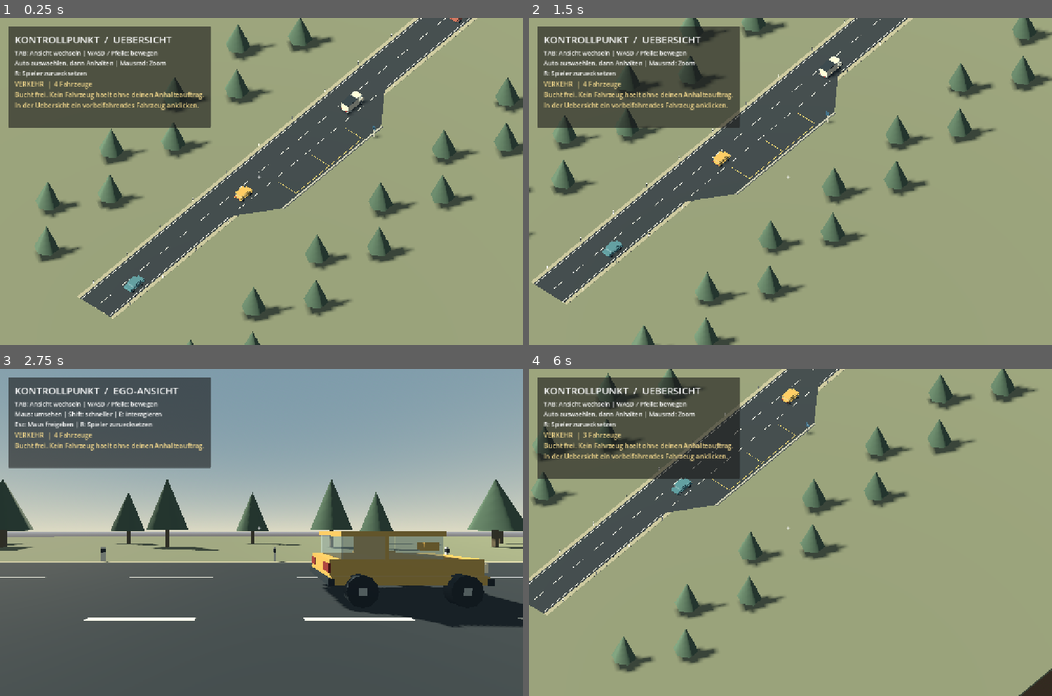
Above: before the commit, frames 1-4 (two rows, left to right).
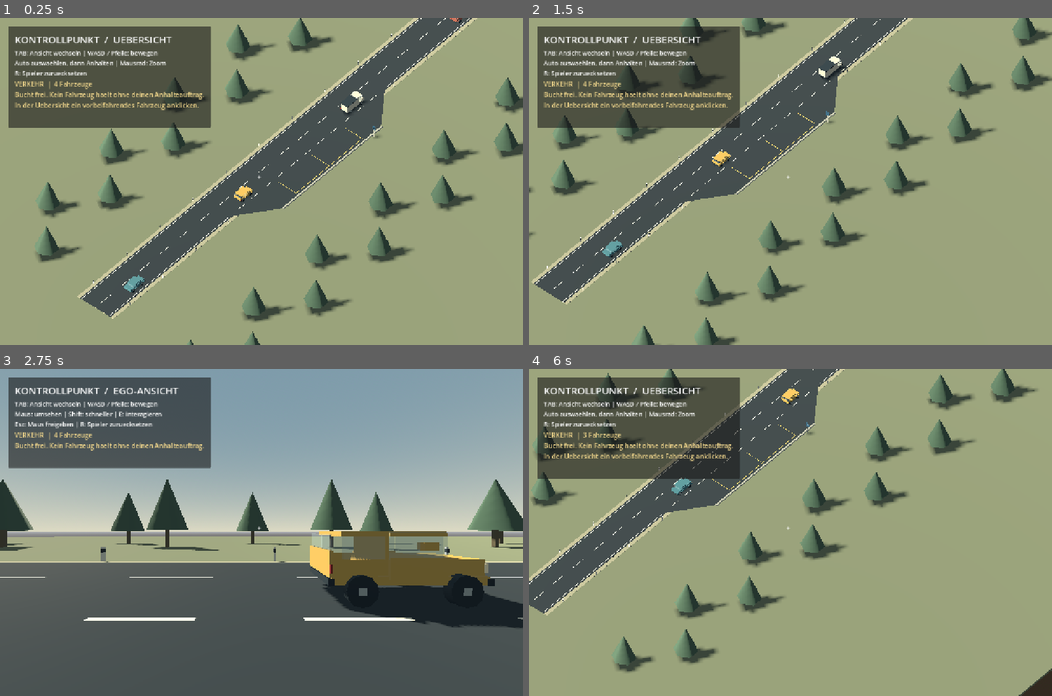
Above: after the commit, the same moments.

Repository: Hauskamel/traffic-society
Game: Godot game, scene res://main.tscn
The game is run twice, just before and just after one commit, with the same random seed, the same clock (stepped at 60 frames per second) and the same inputs.
Inputs (mouse positions are in pixels of both pictures, inside the frame that each line leads up to):
- Up to frame 1 (0.25 s): no input
- Up to frame 2 (1.5 s): tap Enter at 0.5 s; move the mouse to (905, 165) at 0.52 s; hold D 0.53-1.28 s; tap E at 0.6, 1.35 s; click (905, 165) at 0.67 s; move the mouse to (685, 197) at 1.27 s; hold S from 1.28 s (still down); click (685, 197) at 1.42 s
- Up to frame 3 (2.75 s): move the mouse to (313, 460) at 2.02 s; release S at 2.03 s; hold D from 2.03 s (still down); tap Tab at 2.1 s; click (313, 460) at 2.17 s; tap E at 2.3 s
- Up to frame 4 (6 s): move the mouse to (785, 539) at 2.77 s; release D at 2.78 s; hold W 2.78-5.78 s; tap R at 2.85 s; click (785, 539) at 2.92 s; tap E at 3.05, 3.8, 4.35, 5.1 s; move the mouse to (827, 535) at 3.52 s; hold Shift 3.53-4.28 s; click (827, 535) at 3.67 s; move the mouse to (748, 529) at 4.27 s; click (748, 529) at 4.42 s; move the mouse to (795, 532) at 5.02 s; click (795, 532) at 5.17 s; move the mouse to (769, 525) at 5.77 s; hold D from 5.78 s (still down); tap Tab at 5.85 s; click (769, 525) at 5.92 s

The runs differ from the first frame. In frame 1, less than 0.1% of the frame differs, in the area x 44-88%, y 0-56%; in frame 2, less than 0.1%; in frame 3, 0.6%, in the area x 59-100%, y 49-80%; in frame 4, less than 0.1%.

Commit message:
Tueren und passende Ladeöffnungen an allen vier Fahrzeugmodellen bedienbar machen

Diff:
--- a/main.gd
+++ b/main.gd
@@ -406,7 +406,7 @@
 		"Weiterfahren lassen":
 			succeeded = car.release()
 	if not succeeded:
-		feedback = "Bitte zuerst Tueren und Kofferraum schliessen." if not car.all_parts_closed() else "Aktion momentan nicht moeglich."
+		feedback = "Bitte zuerst alle Tueren und Klappen schliessen." if not car.all_parts_closed() else "Aktion momentan nicht moeglich."
 		feedback_time = 6.0
 	close_interaction()
 
--- a/scripts/traffic_car.gd
+++ b/scripts/traffic_car.gd
@@ -63,7 +63,7 @@
 	glass.transparency = BaseMaterial3D.TRANSPARENCY_ALPHA_DEPTH_PRE_PASS
 	glass.albedo_color.a = 0.28
 	piece(Vector3(0, 0.55, 0), Vector3(1.8, 0.18, body_length), paint)
-	if model_kind != "sedan":
+	if model_kind == "pickup":
 		piece(Vector3(0, 0.79, 0), Vector3(1.55, 0.45, body_length), paint)
 	var cabin_z := 0.15
 	var cabin_length := 2.15
@@ -75,18 +75,27 @@
 		cabin_z = -1.25
 		cabin_length = 1.45
 		roof_y = 2.25
-		piece(Vector3(0, 1.45, 0.7), Vector3(1.84, 1.5, 3.1), paint)
-		piece(Vector3(0, 2.23, 0.7), Vector3(1.9, 0.12, 3.15), trim)
-		piece(Vector3(0, 1.4, body_length / 2.0 + 0.01), Vector3(0.03, 1.35, 0.03), trim)
+		# Hollow cargo volume: floor, sides, bulkhead and roof, no solid rear wall.
+		piece(Vector3(0, 0.79, -1.7), Vector3(1.55, 0.45, 1.6), paint)
+		piece(Vector3(0, 0.7, 0.75), Vector3(1.72, 0.1, 3.4), trim)
+		for x in [-0.87, 0.87]:
+			piece(Vector3(x, 1.45, 0.75), Vector3(0.12, 1.5, 3.4), paint)
+		piece(Vector3(0, 1.45, -0.9), Vector3(1.8, 1.5, 0.1), paint)
+		piece(Vector3(0, 2.23, 0.75), Vector3(1.9, 0.12, 3.5), trim)
+		for side in [-1.0, 1.0]:
+			var rear := panel_hinge(Vector3(side * 0.9, 0, body_length / 2.0), Vector3(0.87, 1.5, 0.1), Vector3(-side * 0.435, 1.45, 0), paint, "CargoDoor")
+			piece(Vector3(-side * 0.76, 1.35, 0.065), Vector3(0.05, 0.25, 0.04), trim, rear)
+			add_part(rear, "Linke Ladetuer" if side < 0 else "Rechte Ladetuer", "trunk", Vector3(-side * 0.435, 1.45, 0), Vector3(0.9, 1.5, 0.24), Vector3.UP, side * 1.5)
 	elif model_kind == "pickup":
 		cabin_z = -0.75
 		cabin_length = 1.6
 		roof_y = 1.8
 		# Open cargo bed with separate rails and visible floor.
-		piece(Vector3(0, 1.04, 1.2), Vector3(1.55, 0.06, 1.65), trim)
+		piece(Vector3(0, 1.04, 1.3), Vector3(1.55, 0.06, 2.1), trim)
 		for x in [-0.84, 0.84]:
-			piece(Vector3(x, 1.22, 1.2), Vector3(0.13, 0.4, 1.8), paint)
-		piece(Vector3(0, 1.22, 2.04), Vector3(1.8, 0.4, 0.13), paint)
+			piece(Vector3(x, 1.22, 1.3), Vector3(0.13, 0.4, 2.1), paint)
+		var tailgate := panel_hinge(Vector3(0, 1.02, body_length / 2.0 - 0.05), Vector3(1.8, 0.4, 0.12), Vector3(0, 0.2, 0), paint, "Tailgate")
+		add_part(tailgate, "Ladeflaechenklappe", "trunk", Vector3(0, 0.2, 0), Vector3(1.8, 0.45, 0.24), Vector3.RIGHT, 1.5)
 	if model_kind == "sedan":
 		var rear_start := cabin_z + cabin_length / 2.0
 		var main_length := rear_start + body_length / 2.0
@@ -112,16 +121,24 @@
 		hit_lid.position.z = trunk_length / 2.0
 		lid.add_child(hit_lid)
 		add_part(lid, "Kofferraum", "trunk", Vector3(0, 0, trunk_length / 2.0), Vector3(1.85, 0.24, trunk_length), Vector3.RIGHT, -1.2)
+	if model_kind == "hatch":
+		piece(Vector3(0, 0.79, -0.48), Vector3(1.55, 0.45, 2.55), paint)
+		piece(Vector3(0, 0.66, 1.24), Vector3(1.65, 0.08, 1.0), trim)
+		for x in [-0.84, 0.84]:
+			piece(Vector3(x, 0.82, 1.24), Vector3(0.12, 0.36, 1.0), paint)
+		var hatch := panel_hinge(Vector3(0, roof_y + 0.02, body_length / 2.0), Vector3(1.8, 0.6, 0.1), Vector3(0, -0.7, 0), paint, "RearHatch")
+		piece(Vector3(0, -0.22, 0), Vector3(1.65, 0.38, 0.04), glass, hatch)
+		add_part(hatch, "Heckklappe", "trunk", Vector3(0, -0.5, 0), Vector3(1.8, 1.0, 0.24), Vector3.RIGHT, -1.85)
 	var cabin_y := (1.04 + roof_y) / 2.0
 	var door_length := minf(1.25, cabin_length * 0.65)
 	var front_z := cabin_z - cabin_length / 2.0
 	# Separate front, rear and passenger windows leave a real opening on the left.
-	for z in [front_z, cabin_z + cabin_length / 2.0]:
+	var window_ends: Array[float] = [front_z]
+	if model_kind != "hatch":
+		window_ends.append(cabin_z + cabin_length / 2.0)
+	for z in window_ends:
 		piece(Vector3(0, cabin_y, z), Vector3(1.6, roof_y - 1.0, 0.035), glass)
-	if model_kind != "sedan":
-		piece(Vector3(0.8, cabin_y, cabin_z), Vector3(0.035, roof_y - 1.0, cabin_length), glass)
-	else:
-		piece(Vector3(0.8, cabin_y, front_z + door_length + (cabin_length - door_length) / 2.0), Vector3(0.035, roof_y - 1.0, cabin_length - door_length), glass)
+	piece(Vector3(0.8, cabin_y, front_z + door_length + (cabin_length - door_length) / 2.0), Vector3(0.035, roof_y - 1.0, cabin_length - door_length), glass)
 	piece(Vector3(-0.8, cabin_y, front_z + door_length + (cabin_length - door_length) / 2.0), Vector3(0.035, roof_y - 1.0, cabin_length - door_length), glass)
 	piece(Vector3(0, roof_y, cabin_z), Vector3(1.7, 0.12, cabin_length + 0.1), paint)
 	piece(Vector3(0, cabin_y, front_z + door_length), Vector3(1.65, roof_y - 0.95, 0.08), paint)
@@ -142,13 +159,12 @@
 	door_hit.shape = door_box
 	door_hit.position = Vector3(0, (roof_y + 0.5) / 2.0, door_length / 2.0)
 	driver_door.add_child(door_hit)
-	if model_kind == "sedan":
-		var passenger := driver_door.duplicate() as AnimatableBody3D
-		passenger.name = "PassengerDoor"
-		add_child(passenger)
-		passenger.position.x = 0.91
-		add_part(passenger, "Beifahrertuer", "passenger_door", Vector3(0, 0.82, door_length / 2.0), Vector3(0.24, 0.5, door_length), Vector3.UP, 1.15)
-		add_part(driver_door, "Fahrertuer", "driver_door", Vector3(0, 0.82, door_length / 2.0), Vector3(0.24, 0.5, door_length), Vector3.UP, -1.15)
+	var passenger := driver_door.duplicate() as AnimatableBody3D
+	passenger.name = "PassengerDoor"
+	add_child(passenger)
+	passenger.position.x = 0.91
+	add_part(passenger, "Beifahrertuer", "passenger_door", Vector3(0, 0.82, door_length / 2.0), Vector3(0.24, 0.5, door_length), Vector3.UP, 1.15)
+	add_part(driver_door, "Fahrertuer", "driver_door", Vector3(0, 0.82, door_length / 2.0), Vector3(0.24, 0.5, door_length), Vector3.UP, -1.15)
 	for z in [-body_length / 2.0, body_length / 2.0]:
 		piece(Vector3(0, 0.52, z), Vector3(1.82, 0.14, 0.14), trim)
 	for x in [-0.96, 0.96]:
@@ -156,7 +172,7 @@
 	brake_material = material("862c2b")
 	for x in [-0.61, 0.61]:
 		piece(Vector3(x, 0.82, -body_length / 2.0 - 0.01), Vector3(0.42, 0.2, 0.04), material("fff0c7"))
-		piece(Vector3(x, 0.82, body_length / 2.0 + 0.01), Vector3(0.42, 0.2, 0.04), brake_material)
+		piece(Vector3(signf(x) * 0.86 if model_kind in ["van", "hatch"] else x, 0.82, body_length / 2.0 + 0.01), Vector3(0.14 if model_kind in ["van", "hatch"] else 0.42, 0.2, 0.04), brake_material)
 	for x in [-0.92, 0.92]:
 		for z in [-body_length * 0.32, body_length * 0.32]:
 			var steer := Node3D.new()
@@ -313,3 +329,21 @@
 		if not part.is_closed():
 			return false
 	return true
+
+
+func panel_hinge(at: Vector3, size: Vector3, center: Vector3, mat: Material, label: String) -> AnimatableBody3D:
+	var hinge := AnimatableBody3D.new()
+	hinge.name = label
+	hinge.sync_to_physics = false
+	hinge.collision_layer = 4
+	hinge.collision_mask = 0
+	add_child(hinge)
+	hinge.position = at
+	piece(center, size, mat, hinge)
+	var hit := CollisionShape3D.new()
+	var shape := BoxShape3D.new()
+	shape.size = size
+	hit.shape = shape
+	hit.position = center
+	hinge.add_child(hit)
+	return hinge
--- /dev/null
+++ b/tests/all_vehicle_parts_test.gd
@@ -0,0 +1,86 @@
+extends SceneTree
+## Requires a display: godot --path . --script res://tests/all_vehicle_parts_test.gd
+var failures: Array[String] = []
+
+func _initialize() -> void:
+	call_deferred("run")
+
+func check(ok: bool, message: String) -> void:
+	if not ok:
+		failures.append(message)
+		push_error(message)
+
+func press_e(scene: Node) -> void:
+	var event := InputEventKey.new()
+	event.keycode = KEY_E
+	event.pressed = true
+	scene._unhandled_input(event)
+
+func animate(car: Node) -> void:
+	for i in range(60):
+		for part in car.parts:
+			part._physics_process(1.0 / 60.0)
+
+func run() -> void:
+	for index in range(4):
+		var scene = load("res://main.tscn").instantiate()
+		root.add_child(scene)
+		scene.set_physics_process(false)
+		scene.traffic.set_physics_process(false)
+		for other in scene.traffic.cars:
+			other.set_physics_process(false)
+			other.driver.set_physics_process(false)
+			for part in other.parts:
+				part.set_physics_process(false)
+		var car = scene.traffic.cars[index]
+		car.position = Vector3(7.1, 0.08, 5)
+		car.state = car.State.PARKED
+		scene.traffic.controlled_car = car
+		scene.aerial = false
+		scene.update_camera()
+		check(car.parts.size() == (4 if car.model_kind == "van" else 3), "Every model must have cabin doors and a rear opening: " + car.model_kind)
+		for part in car.parts:
+			if part.kind == "trunk":
+				scene.player.position = Vector3(part.global_position.x, 0.1, car.position.z + car.body_length / 2.0 + 1.7)
+			else:
+				scene.player.position = Vector3(4.8 if part.kind == "driver_door" else 9.4, 0.1, part.global_position.z)
+			scene.eyes.look_at(part.global_position)
+			await physics_frame
+			await physics_frame
+			scene.refresh_encounter_ui()
+			var label: String = car.model_kind + ": " + part.title
+			check(scene.hovered_part == part and part.highlighted, "Highlight correct closed area: " + label)
+			check(scene.interact_hint.text.contains(part.title), "Show named E prompt: " + label)
+			press_e(scene)
+			animate(car)
+			check(part.opened and absf(part.angle()) > 1, "E must open area: " + label)
+			check(not car.release(), "Open area must block departure: " + label)
+			scene.eyes.look_at(part.global_position)
+			await physics_frame
+			await physics_frame
+			scene.refresh_encounter_ui()
+			check(scene.hovered_part == part, "Opened area must stay selectable: " + label)
+			press_e(scene)
+			animate(car)
+			check(part.is_closed(), "E must close area: " + label)
+		# Screenshot each model with its rear opening fully open.
+		for part in car.parts:
+			if part.kind == "trunk":
+				part.toggle()
+		animate(car)
+		scene.player.position = Vector3(7.1, 0.1, car.position.z + car.body_length / 2.0 + 2.0)
+		scene.eyes.look_at(car.to_global(Vector3(0, 1.15, car.body_length / 2.0 - 0.7)))
+		scene.refresh_encounter_ui()
+		await process_frame
+		await RenderingServer.frame_post_draw
+		root.get_texture().get_image().save_png("user://rear-" + car.model_kind + ".png")
+		for part in car.parts:
+			if part.kind == "trunk":
+				part.toggle()
+		animate(car)
+		check(car.release(), "Closed vehicle must accept departure: " + car.model_kind)
+		scene.queue_free()
+		await process_frame
+	if failures.is_empty():
+		print("PASS: all four models, both cabin doors, sedan trunk, hatchback, van twin doors, pickup tailgate, hover/E, open-close and departure guards")
+	quit(0 if failures.is_empty() else 1)
Not shown, changed: docs/ENTWICKLUNG.md
